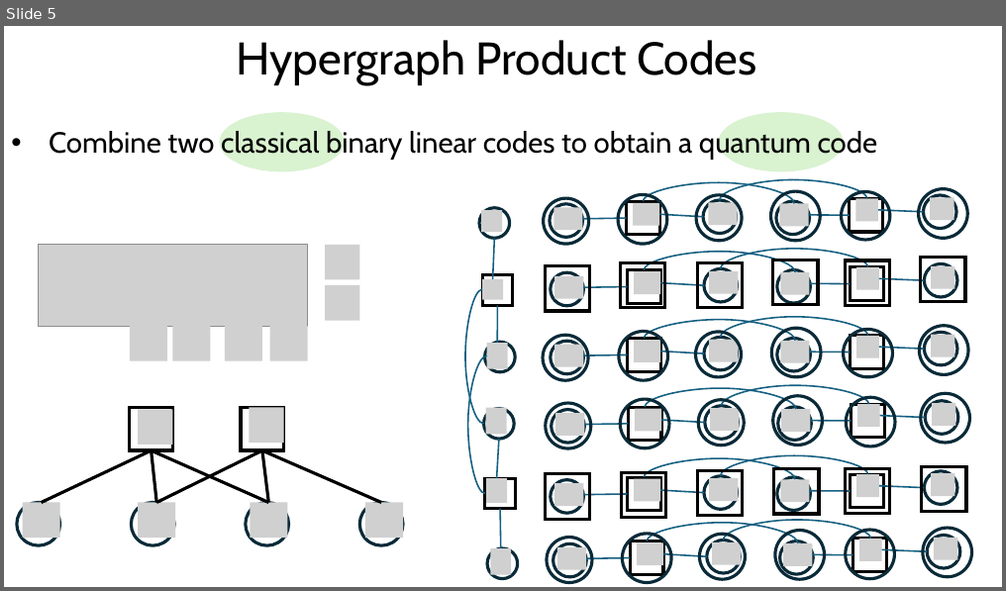
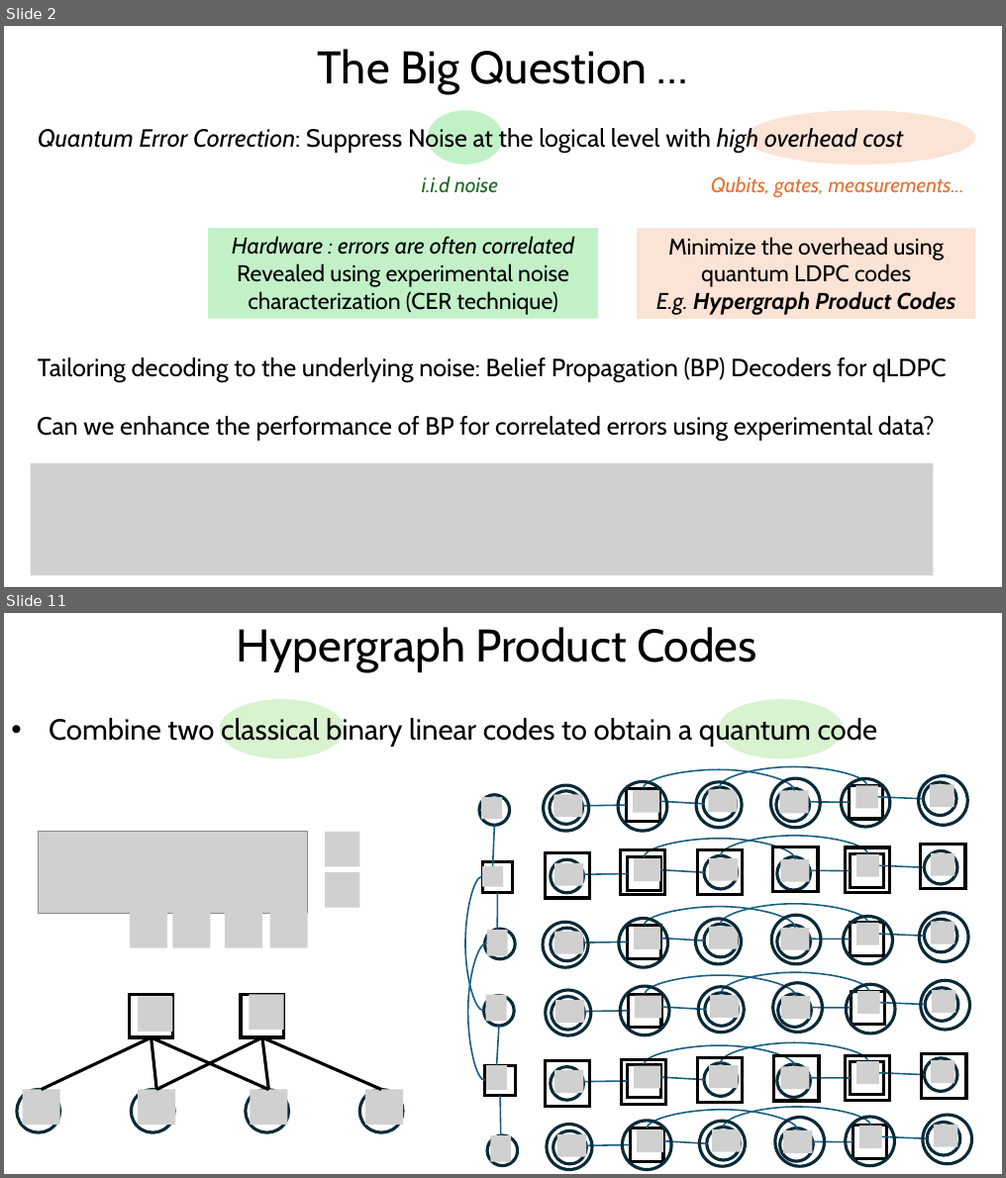
Before and after one commit to paviudes/CorrelatedBPDecoderWithCER, a slide deck: pres/aps_talk.pptx. Shown one above the other, each under a label of ours: slide 5 before the commit, slides 2 and 11 after it; the slides between them are not shown. The pictures are 1006x591 and 1006x1178 pixels, drawn with LibreOffice and Linux fonts; fonts in the diff are those of the drawing; grey boxes stand for pictures. Boxes give left, top, right and bottom in pixels: in the first picture for what was removed or moved away, otherwise in the second. Text is boxed around its words. In the diff, an @@ line names an element or a change of style, - is before the commit and + after.

```diff
--- a/pres/aps_talk.pptx
+++ b/pres/aps_talk.pptx
@@ slide 2 added at [4, 26, 1002, 587], background #FFFFFF @@
@@ title added at [318, 49, 648, 94], 44 pt, text #000000 @@
+The Big Question …
@@ ellipse added at [428, 110, 503, 165], fill #C2F1C8 @@
@@ ellipse added at [746, 110, 976, 165], fill #FBE3D6 @@
@@ text added at [38, 126, 904, 153], 24 pt, text #000000, italic @@
+Quantum Error Correction: Suppress Noise at the logical level with high overhead cost
@@ text added at [422, 176, 498, 192], 20 pt, text #196B24, italic @@
+i.i.d noise
@@ text added at [711, 176, 964, 197], 20 pt, text #E97132, italic @@
+Qubits, gates, measurements…
@@ rectangle added at [208, 228, 598, 319], fill #C2F1C8, 22 pt, text #000000 @@
+Hardware : errors are often correlated
+Revealed using experimental noise characterization (CER technique)
@@ rectangle added at [637, 228, 976, 319], fill #FBE3D6, 22 pt, text #000000 @@
+Minimize the overhead using quantum LDPC codes
+E.g. Hypergraph Product Codes
@@ text added at [38, 358, 946, 382], 24 pt, text #000000 @@
+Tailoring decoding to the underlying noise: Belief Propagation (BP) Decoders for qLDPC
@@ text added at [37, 416, 935, 441], 24 pt, text #000000 @@
+Can we enhance the performance of BP for correlated errors using experimental data?
@@ picture added at [30, 464, 933, 575] @@
@@ what was slide 5 is now slide 11 @@
```
Also in this commit, not shown: 6 slides changed, 20 other slides added, 2 slides removed, 13 other files.
